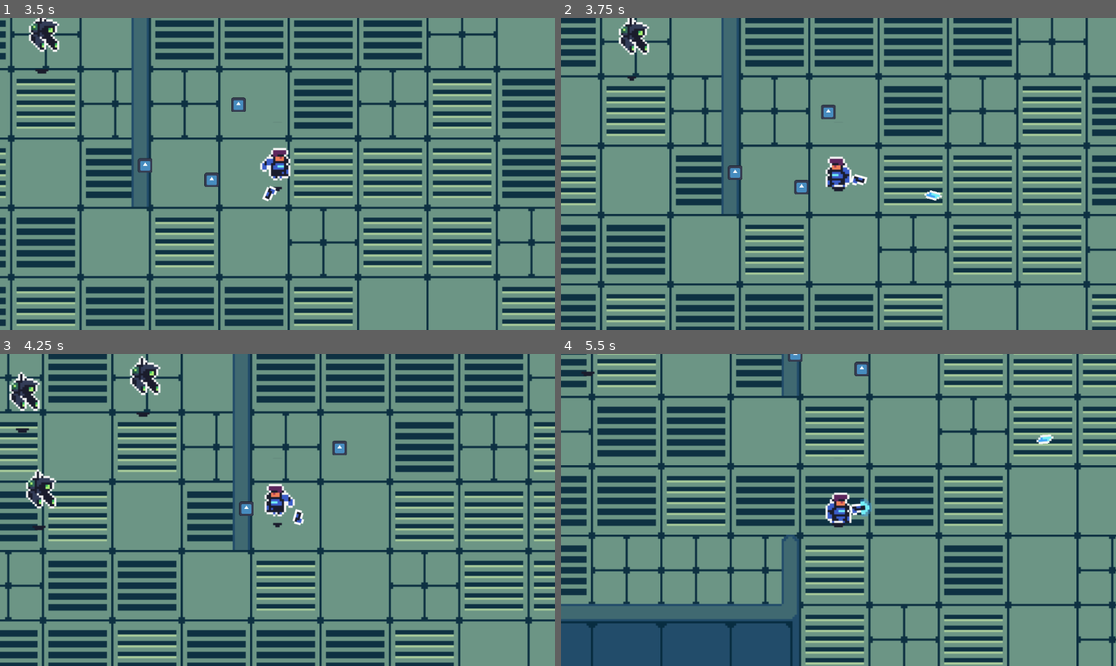
Above: before the commit, frames 1-4 (two rows, left to right).
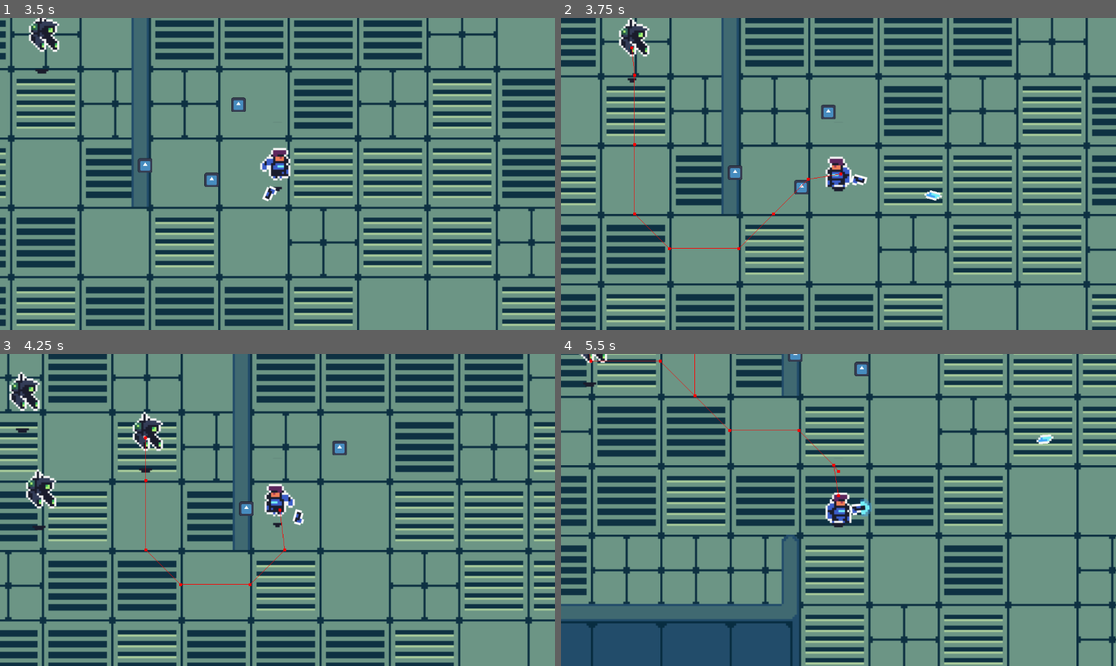
Above: after the commit, the same moments.

Repository: CarlosRissati/DivingDeepCAgame
Game: Godot game, scene res://Scenes/fase_1.tscn
The game is run twice, just before and just after one commit, with the same random seed, the same clock (stepped at 60 frames per second) and the same inputs. The engine's default icon, where the game draws it, is replaced by a stand-in: a white triangle on a blue panel in a dark square.
Inputs (mouse positions are in pixels of both pictures, inside the frame that each line leads up to):
- Up to frame 1 (3.5 s): tap Enter at 0.5 s; move the mouse to (399, 158) at 0.52 s; hold D (move_right) 0.53-1.28 s; click (399, 158) at 0.6 s; move the mouse to (166, 189) at 1.27 s; hold S (move_down) 1.28-2.03 s; tap F at 1.35, 2.85 s; move the mouse to (333, 105) at 2.02 s; hold D (move_right) 2.03-2.78 s; click (333, 105) at 2.1 s; move the mouse to (249, 236) at 2.77 s; hold W (move_up) from 2.78 s (still down)
- Up to frame 2 (3.75 s): move the mouse to (1005, 220) at 3.52 s; release W (move_up) at 3.53 s; hold A (move_left) from 3.53 s (still down); click (1005, 220) at 3.6 s
- Up to frame 3 (4.25 s): keep holding A (move_left)
- Up to frame 4 (5.5 s): move the mouse to (672, 463) at 4.27 s; tap F at 4.35 s; move the mouse to (866, 510) at 5.02 s; release A (move_left) at 5.03 s; hold S (move_down) from 5.03 s (still down); click (866, 510) at 5.1 s

Frame 1 is identical in both runs. In frame 2, 0.5% of the frame differs, in the area x 10-51%, y 0-75%; in frame 3, 1.1%, in the area x 23-52%, y 0-75%; in frame 4, 0.4%.

Commit message:
alteração no pathfinding, adicionado nova area de visão, mudança de animação

Diff:
--- a/Scenes/fase_1.tscn
+++ b/Scenes/fase_1.tscn
@@ -1,7 +1,7 @@
 [gd_scene load_steps=6 format=3 uid="uid://c64sdn1fnrjem"]
 
 [ext_resource type="TileSet" uid="uid://cntyxwhfol7lr" path="res://Assets/TileSet/FloorTiles.tres" id="1_cvxwa"]
-[ext_resource type="Script" path="res://Scenes/TileMapModificado.gd" id="2_s4grq"]
+[ext_resource type="Script" path="res://Scripts/TileMapModificado.gd" id="2_7bf6j"]
 [ext_resource type="PackedScene" uid="uid://cjxmctsbyjtbg" path="res://Scenes/player.tscn" id="2_u6jv1"]
 [ext_resource type="PackedScene" uid="uid://diajyskphh564" path="res://Scenes/Upgrade_Reload.tscn" id="3_8yv3h"]
 [ext_resource type="PackedScene" uid="uid://deycpeiqk8j0i" path="res://Scenes/inimigo.tscn" id="4_i7tno"]
@@ -20,7 +20,7 @@
 layer_1/y_sort_origin = 0
 layer_1/z_index = 0
 layer_1/tile_data = PackedInt32Array(131069, 65536, 2, 196605, 65536, 2, 262141, 65536, 2, 327677, 65536, 2, 393213, 65 …(475 unchanged characters)…
-script = ExtResource("2_s4grq")
+script = ExtResource("2_7bf6j")
 
 [node name="Player" parent="." instance=ExtResource("2_u6jv1")]
 position = Vector2(658, 452)
--- a/Scenes/inimigo.tscn
+++ b/Scenes/inimigo.tscn
@@ -173,7 +173,10 @@
 size = Vector2(48, 62)
 
 [sub_resource type="CircleShape2D" id="CircleShape2D_f4n6b"]
-radius = 220.511
+radius = 166.193
+
+[sub_resource type="CircleShape2D" id="CircleShape2D_srl5p"]
+radius = 398.031
 
 [node name="Inimigo" type="Node2D"]
 
@@ -208,13 +211,20 @@
 process_mode = 1
 wait_time = 0.5
 
-[node name="Visao" type="Area2D" parent="EnemyBody"]
-
-[node name="CollisionShape2D" type="CollisionShape2D" parent="EnemyBody/Visao"]
+[node name="VisaoAtaque" type="Area2D" parent="EnemyBody"]
+
+[node name="CollisionShape2D" type="CollisionShape2D" parent="EnemyBody/VisaoAtaque"]
 shape = SubResource("CircleShape2D_f4n6b")
+
+[node name="VisaoMoimento" type="Area2D" parent="EnemyBody"]
+
+[node name="CollisionShape2D" type="CollisionShape2D" parent="EnemyBody/VisaoMoimento"]
+shape = SubResource("CircleShape2D_srl5p")
 
 [connection signal="area_shape_entered" from="EnemyBody/HitboxInimigo" to="EnemyBody" method="_on_area_2d_area_shape_entered"]
 [connection signal="velocity_computed" from="EnemyBody/NavigationAgent2D" to="EnemyBody" method="_on_navigation_agent_2d_velocity_computed"]
 [connection signal="timeout" from="EnemyBody/Timer" to="EnemyBody" method="_on_timer_timeout"]
-[connection signal="body_entered" from="EnemyBody/Visao" to="EnemyBody" method="_on_visao_body_entered"]
-[connection signal="body_exited" from="EnemyBody/Visao" to="EnemyBody" method="_on_visao_body_exited"]
+[connection signal="body_entered" from="EnemyBody/VisaoAtaque" to="EnemyBody" method="_on_visao_body_entered"]
+[connection signal="body_exited" from="EnemyBody/VisaoAtaque" to="EnemyBody" method="_on_visao_body_exited"]
+[connection signal="body_entered" from="EnemyBody/VisaoMoimento" to="EnemyBody" method="_on_visao_moimento_body_entered"]
+[connection signal="body_exited" from="EnemyBody/VisaoMoimento" to="EnemyBody" method="_on_visao_moimento_body_exited"]
--- a/Scripts/Inimigo.gd
+++ b/Scripts/Inimigo.gd
@@ -5,6 +5,8 @@
 @onready var _Hitbox_enemy = $HitboxInimigo/CollisionShape2D
 @onready var _nav_agent = $NavigationAgent2D
 @onready var _timer = $Timer
+var dir
+var attack_mode: bool
 
 const speed = 150
 
@@ -14,14 +16,28 @@
 	_animation_enemy.play("Idle")
 
 func _physics_process(_delta: float) -> void:
-	var dir = to_local(_nav_agent.get_next_path_position()).normalized()
+	if _nav_agent.is_target_reached() == true || _nav_agent.is_target_reachable() == false || _animation_enemy.animation == "Death":
+		return
+	# if is_instance_valid(target):
+	dir = to_local(_nav_agent.get_next_path_position()).normalized()
+	# _animation_enemy.play("Run")
+	# else:
+	# 	dir = 0
 	velocity = dir * speed
-	if _nav_agent.is_target_reached() :
-		velocity = Vector2(0,0)
-		_nav_agent.target_position = global_position
+	# if _nav_agent.is_target_reached() :
+	# 	velocity = Vector2(0,0)
+	# 	print("parei")
+	# 	_nav_agent.target_position = global_position
+	# if _nav_agent.is_target_reachable() == false:
+	# 	velocity = Vector2(0,0)
+	# 	_nav_agent.target_position = global_position
 
 	# print(velocity)
 	move_and_slide()
+	if (velocity.x > 0):
+		_animation_enemy.flip_h = false
+	if (velocity.x < 0):
+		_animation_enemy.flip_h = true
 
 func makepath() -> void:
 	_nav_agent.target_position = player.global_position
@@ -32,14 +48,15 @@
 	if _animation_enemy.animation == "Death":
 		if _animation_enemy.frame == 7 && _animation_enemy.frame_progress >= 0.95:
 			queue_free()
-	pass
 
 func _on_area_2d_area_shape_entered(_area_rid, area, _area_shape_index, _local_shape_index):
 	# print("Area Rid: ",area_rid,"\nArea: " ,area,"\nArea Shape Index: ", area_shape_index,"\nLocal Shape Index: ", local_shape_index)
 	if area.name=="Bullet" :
-		print("Bala papai!")
+		# print("Bala papai!")
 		_animation_enemy.play("Death")
-		_Hitbox_enemy.set_deferred("disabled", true)
+		# _Hitbox_enemy.set_deferred("disabled", true)
+		# _Hitbox_enemy.set_deferred("disabled", true)
+		# await get_tree().process_frame
 
 
 
@@ -49,19 +66,46 @@
 
 func _on_visao_body_entered(body):
 	if body.name == "PlayerBody":
+		# _animation_enemy.stop()
+		_animation_enemy.play("Shoot")
+		print("entrou no ataque")
+		_nav_agent.target_position = global_position
+		_timer.paused = true
+		attack_mode = true
+		# player = body
+	# 	if _timer.is_stopped() == true:
+	# 		print("estartei timer")
+	# 		_timer.start()
+	# 	else:
+	# 		_timer.paused = false
+	# makepath()
+
+
+func _on_visao_body_exited(body):
+	if body.name == "PlayerBody":
+		_animation_enemy.play("Run")
+		print("saiu do ataque")
+		attack_mode = false
+		_on_visao_moimento_body_entered(player)
+
+	# if body.name == "PlayerBody" :
+	# 	_timer.paused = true
+
+
+func _on_navigation_agent_2d_velocity_computed(safe_velocity):
+	velocity = safe_velocity
+
+
+func _on_visao_moimento_body_entered(body:Node2D):
+	if body.name == "PlayerBody":
 		player = body
 		if _timer.is_stopped() == true:
 			print("estartei timer")
 			_timer.start()
 		else:
 			_timer.paused = false
-	# makepath()
 
 
-func _on_visao_body_exited(body):
+func _on_visao_moimento_body_exited(body:Node2D):
 	if body.name == "PlayerBody" :
 		_timer.paused = true
-
-
-func _on_navigation_agent_2d_velocity_computed(safe_velocity):
-	velocity = safe_velocity
--- /dev/null
+++ b/Scripts/TileMapModificado.gd
@@ -0,0 +1,10 @@
+extends TileMap
+
+
+func _use_tile_data_runtime_update(_layer, coords):
+	if coords in get_used_cells_by_id(1):
+		return true
+	return false
+
+func _tile_data_runtime_update(_layer, _coords, tile_data):
+	tile_data.set_navigation_polygon(0, null)
--- a/Scripts/bullet.gd
+++ b/Scripts/bullet.gd
@@ -22,7 +22,8 @@
 
 
 
-func _on_area_shape_entered(area_rid:RID, area:Area2D, area_shape_index:int, local_shape_index:int):
+func _on_area_shape_entered(_area_rid:RID, area:Area2D, _area_shape_index:int, _local_shape_index:int):
 	if area.name == "HitboxInimigo":
+		# print("balapapai")
 		queue_free()
 	pass # Replace with function body.
Not shown: 1 places in Scenes/inimigo.tscn that only renumber resources
